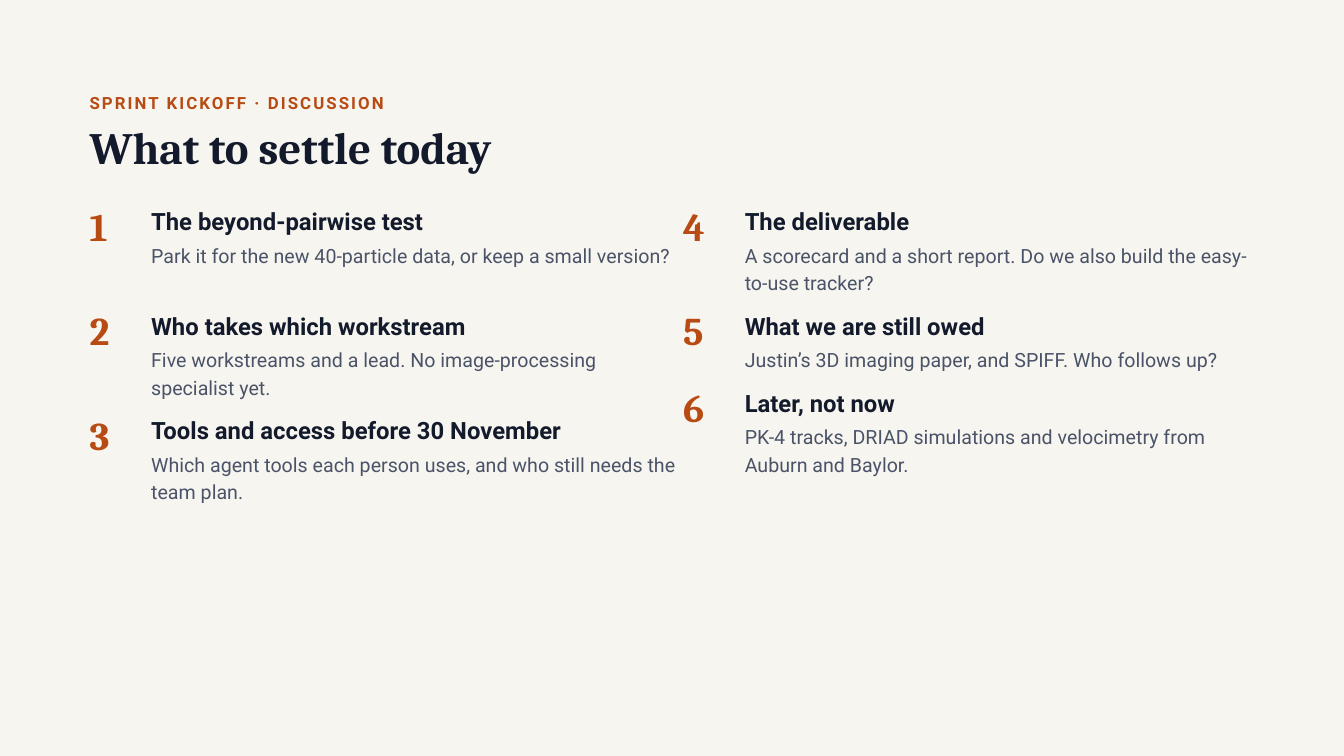
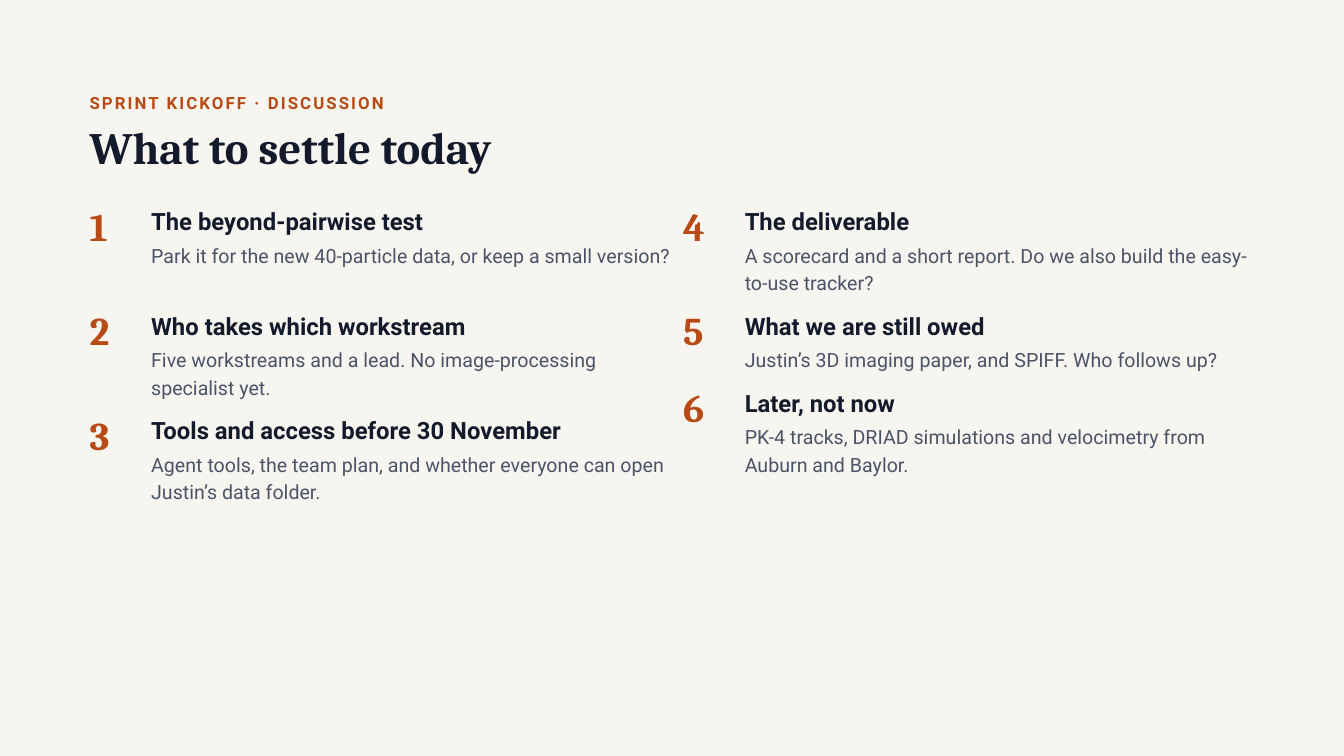
Before and after one commit to annacgilbert/TEMPEST-model-bake-off, a slide deck: slide 19 of shared/presentations/AI_agent_tutorial.pptx. Drawn at 1344x756 pixels with LibreOffice and Linux fonts; fonts in the diff are those of the drawing. Boxes give left, top, right and bottom in pixels: in the first picture for what was removed or moved away, otherwise in the second. Text is boxed around its words. In the diff, an @@ line names an element or a change of style, - is before the commit and + after.

```diff
--- a/shared/presentations/AI_agent_tutorial.pptx
+++ b/shared/presentations/AI_agent_tutorial.pptx
@@ text at [151,457,663,499]: text changed @@
-Which agent tools each person uses, and who still needs the team plan.
+Agent tools, the team plan, and whether everyone can open Justin’s data folder.
```
Also in this commit, not shown: 8 other slides changed, 5 other files.
